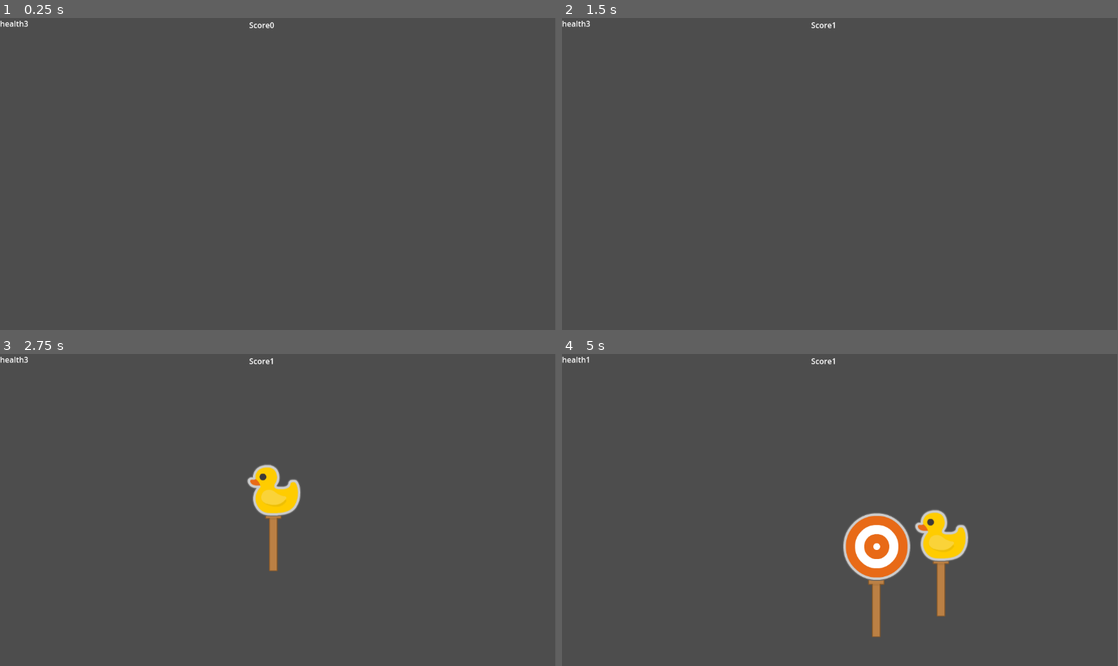
Above: before the commit, frames 1-4 (two rows, left to right).
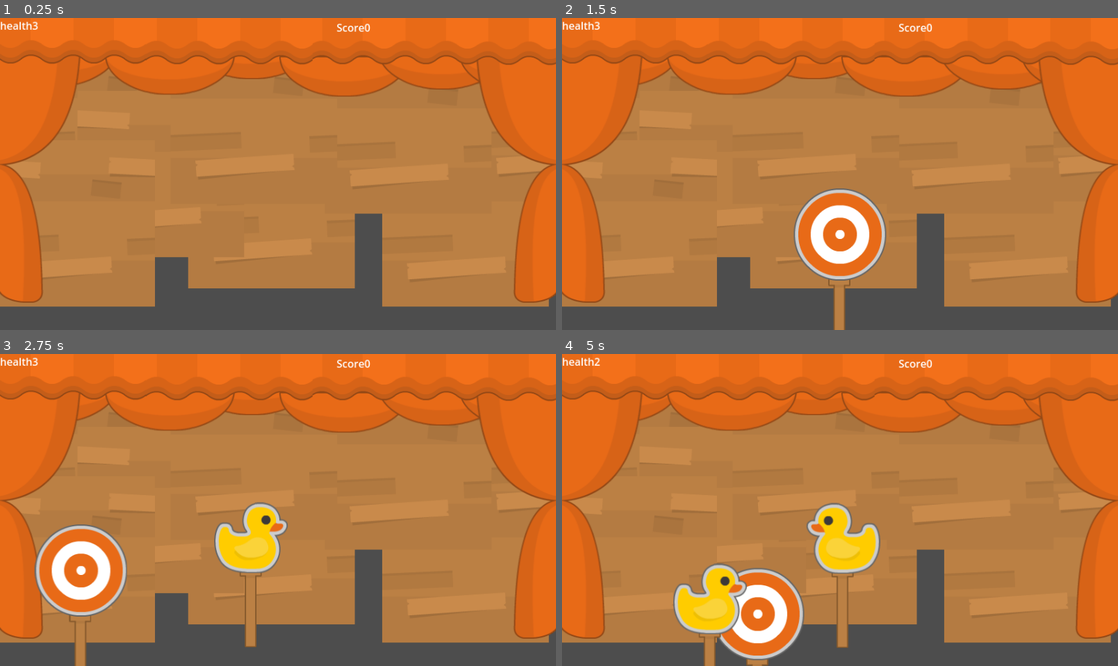
Above: after the commit, the same moments.

Repository: lordlolipop/DuckDuckHunt
Game: Godot game, scene res://Sences/Main_level/main_level.tscn
Same seed, same stepped clock (60 frames per second), same inputs: the game is played once before the commit and once after it. The project has no main scene, so this scene is started directly.
Inputs (mouse positions are in pixels of both pictures, inside the frame that each line leads up to):
- Up to frame 1 (0.25 s): no input
- Up to frame 2 (1.5 s): tap Enter at 0.5 s; move the mouse to (962, 158) at 0.52 s; click (962, 158) at 0.67 s; move the mouse to (806, 177) at 1.27 s; click (806, 177) at 1.42 s
- Up to frame 3 (2.75 s): move the mouse to (333, 441) at 2.02 s; click (333, 441) at 2.17 s
- Up to frame 4 (5 s): move the mouse to (812, 572) at 2.77 s; click (812, 572) at 2.92 s; move the mouse to (867, 460) at 3.52 s; click (867, 460) at 3.67 s; move the mouse to (906, 491) at 4.27 s; click (906, 491) at 4.42 s
In our replay, the window is 799x449 before the commit and 800x449 after it. These sizes can differ from the game's own. Grey fills any space a smaller window leaves; there, only what the larger window draws over its background counts as a difference.

The runs differ from the first frame. In frame 1, 88% of the frame differs, in the area x 0-100%, y 0-100%; in frame 2, 89%; in frame 3, 89%; in frame 4, 91%.

Commit message:
v0.2.1
idk i was at work

Diff:
--- a/Sences/Main_level/main_level.tscn
+++ b/Sences/Main_level/main_level.tscn
@@ -1,10 +1,97 @@
-[gd_scene load_steps=4 format=3 uid="uid://duk4lw7h4m268"]
+[gd_scene load_steps=8 format=3 uid="uid://duk4lw7h4m268"]
 
 [ext_resource type="PackedScene" uid="uid://3bhfc6unw6xw" path="res://Sences/target_spawner.tscn" id="1_71bqw"]
 [ext_resource type="Script" uid="uid://dfm85vx5s7wdi" path="res://Sences/Main_level/score.gd" id="2_71bqw"]
 [ext_resource type="Script" uid="uid://cgclu482hkn8y" path="res://Sences/Main_level/helth.gd" id="3_5q0sq"]
+[ext_resource type="Texture2D" uid="uid://bkdecnu1j35qs" path="res://Assets/PNG/Stall/bg_wood.png" id="4_s2w28"]
+[ext_resource type="Texture2D" uid="uid://vyk8u31cj8pw" path="res://Assets/PNG/Stall/curtain_top.png" id="5_xywcn"]
+[ext_resource type="Texture2D" uid="uid://b6lf7yox8lspp" path="res://Assets/PNG/Stall/curtain.png" id="6_eqeco"]
+[ext_resource type="Texture2D" uid="uid://deuwydtwbwmtb" path="res://Assets/PNG/Stall/curtain_straight.png" id="7_mb21o"]
 
 [node name="Main_level" type="Node2D"]
+
+[node name="backround" type="CanvasGroup" parent="."]
+
+[node name="BgWood" type="Sprite2D" parent="backround"]
+position = Vector2(135, 157)
+texture = ExtResource("4_s2w28")
+
+[node name="BgWood5" type="Sprite2D" parent="backround"]
+position = Vector2(417, 288)
+texture = ExtResource("4_s2w28")
+
+[node name="BgWood6" type="Sprite2D" parent="backround"]
+position = Vector2(247, 240)
+texture = ExtResource("4_s2w28")
+
+[node name="BgWood7" type="Sprite2D" parent="backround"]
+position = Vector2(110, 316)
+texture = ExtResource("4_s2w28")
+
+[node name="BgWood8" type="Sprite2D" parent="backround"]
+position = Vector2(715, 316)
+texture = ExtResource("4_s2w28")
+
+[node name="BgWood2" type="Sprite2D" parent="backround"]
+position = Vector2(852, 154)
+texture = ExtResource("4_s2w28")
+
+[node name="BgWood3" type="Sprite2D" parent="backround"]
+position = Vector2(627, 173)
+texture = ExtResource("4_s2w28")
+
+[node name="BgWood4" type="Sprite2D" parent="backround"]
+position = Vector2(390, 158)
+texture = ExtResource("4_s2w28")
+
+[node name="CurtainTop" type="Sprite2D" parent="backround"]
+position = Vector2(83, 75)
+texture = ExtResource("5_xywcn")
+
+[node name="CurtainTop2" type="Sprite2D" parent="backround"]
+position = Vector2(387, 63)
+texture = ExtResource("5_xywcn")
+
+[node name="CurtainTop3" type="Sprite2D" parent="backround"]
+position = Vector2(529, 90)
+texture = ExtResource("5_xywcn")
+
+[node name="CurtainTop4" type="Sprite2D" parent="backround"]
+position = Vector2(680, 79)
+texture = ExtResource("5_xywcn")
+
+[node name="CurtainTop5" type="Sprite2D" parent="backround"]
+position = Vector2(805, 84)
+texture = ExtResource("5_xywcn")
+
+[node name="CurtainTop6" type="Sprite2D" parent="backround"]
+position = Vector2(261, 87)
+texture = ExtResource("5_xywcn")
+
+[node name="Curtain" type="Sprite2D" parent="backround"]
+position = Vector2(59, 225)
+texture = ExtResource("6_eqeco")
+
+[node name="Curtain2" type="Sprite2D" parent="backround"]
+position = Vector2(796, 225)
+texture = ExtResource("6_eqeco")
+flip_h = true
+
+[node name="CurtainStraight" type="Sprite2D" parent="backround"]
+position = Vector2(96, 31)
+texture = ExtResource("7_mb21o")
+
+[node name="CurtainStraight4" type="Sprite2D" parent="backround"]
+position = Vector2(861, 33)
+texture = ExtResource("7_mb21o")
+
+[node name="CurtainStraight2" type="Sprite2D" parent="backround"]
+position = Vector2(606, 32)
+texture = ExtResource("7_mb21o")
+
+[node name="CurtainStraight3" type="Sprite2D" parent="backround"]
+position = Vector2(352, 32)
+texture = ExtResource("7_mb21o")
 
 [node name="Target_Spawner" parent="." instance=ExtResource("1_71bqw")]
 
--- a/Sences/Targets/targets.gd
+++ b/Sences/Targets/targets.gd
@@ -33,7 +33,7 @@
 			stike.position.y += -20
 		2:
 			$Sprite2D.texture = sptites[2]
-			$Sprite2D.scale = Vector2(0.32, 0.32)
+			$Sprite2D.scale = Vector2(0.31, 0.31)
 			score_value = 5
 
 
--- a/project.godot
+++ b/project.godot
@@ -18,6 +18,11 @@
 
 Global="*res://Scripts/Global.gd"
 
+[display]
+
+window/size/viewport_width=854
+window/size/viewport_height=480
+
 [rendering]
 
 renderer/rendering_method="gl_compatibility"
